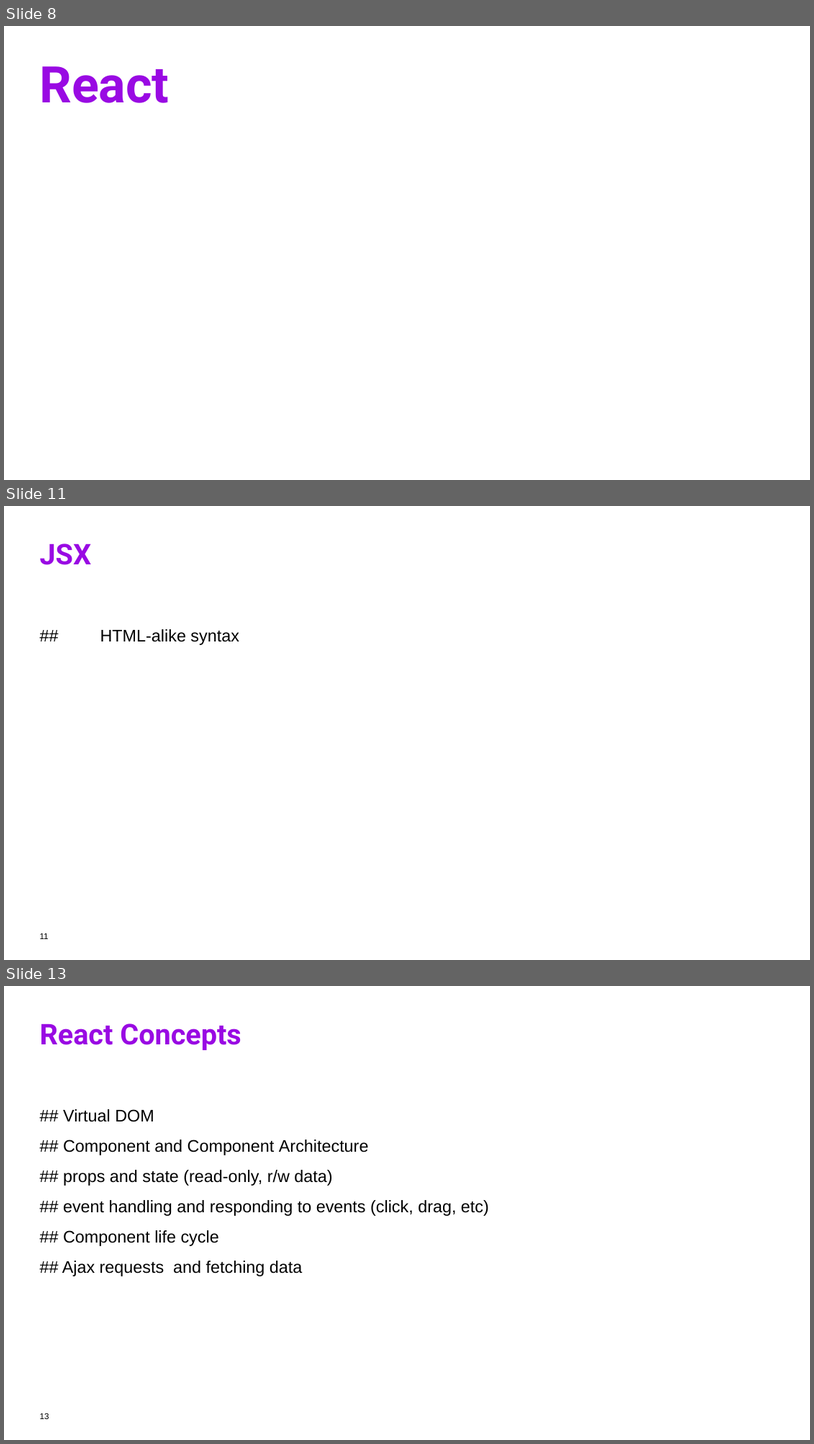
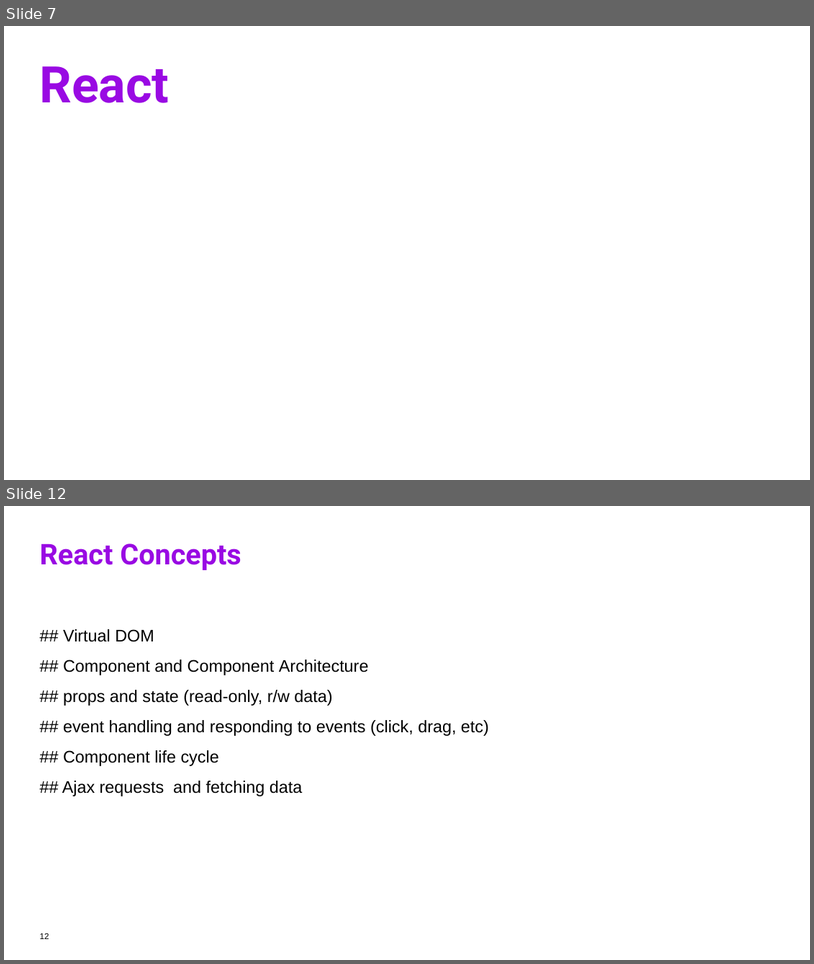
Before and after one commit to TeliaSoneraNorge/telia-workshop, a slide deck: workshop_tromsoe.pptx. Shown one above the other, each under a label of ours: slides 8, 11 and 13 before the commit, slides 7 and 12 after it; the slides between them are not shown. The pictures are 814x1444 and 814x964 pixels, drawn with LibreOffice and Linux fonts; fonts in the diff are those of the drawing; background and template pictures are left out. Boxes give left, top, right and bottom in pixels: in the first picture for what was removed or moved away, otherwise in the second. Text is boxed around its words. In the diff, an @@ line names an element or a change of style, - is before the commit and + after.

```diff
--- a/workshop_tromsoe.pptx
+++ b/workshop_tromsoe.pptx
@@ slide 11 removed at (x1=4, y1=506, x2=810, y2=960), background #FFFFFF @@
@@ title removed at (x1=40, y1=543, x2=92, y2=565) @@
-JSX
@@ text removed at (x1=100, y1=629, x2=239, y2=645) @@
-## HTML-alike syntax
@@ page number removed at (x1=40, y1=933, x2=49, y2=939) @@
-11
@@ what was slide 8 is now slide 7 @@
@@ what was slide 13 is now slide 12 @@
@@ page number at (x1=40, y1=933, x2=49, y2=939): text changed @@
-13
+12
```
Also in this commit, not shown: 2 slides changed, 3 slides added, 3 other slides removed.
